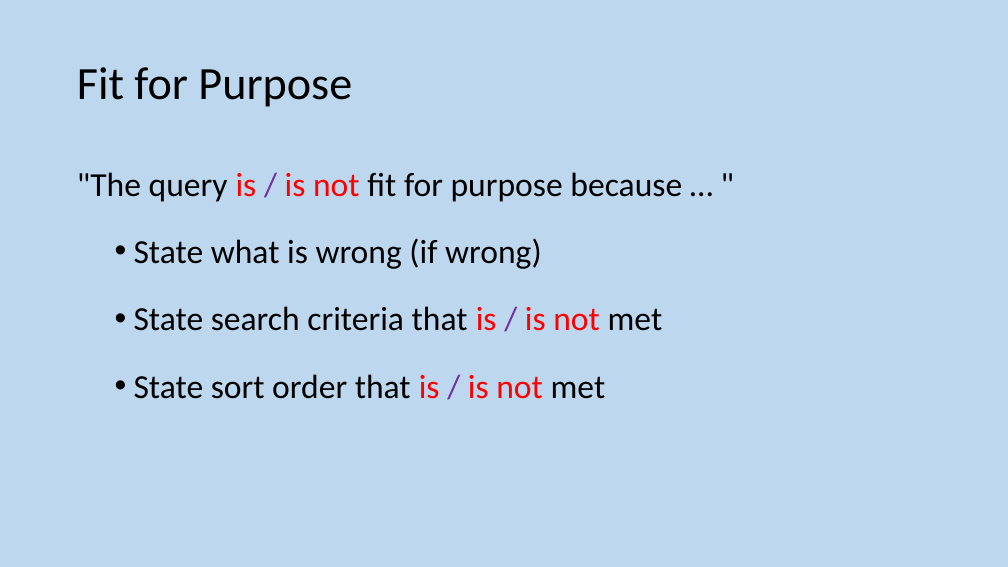
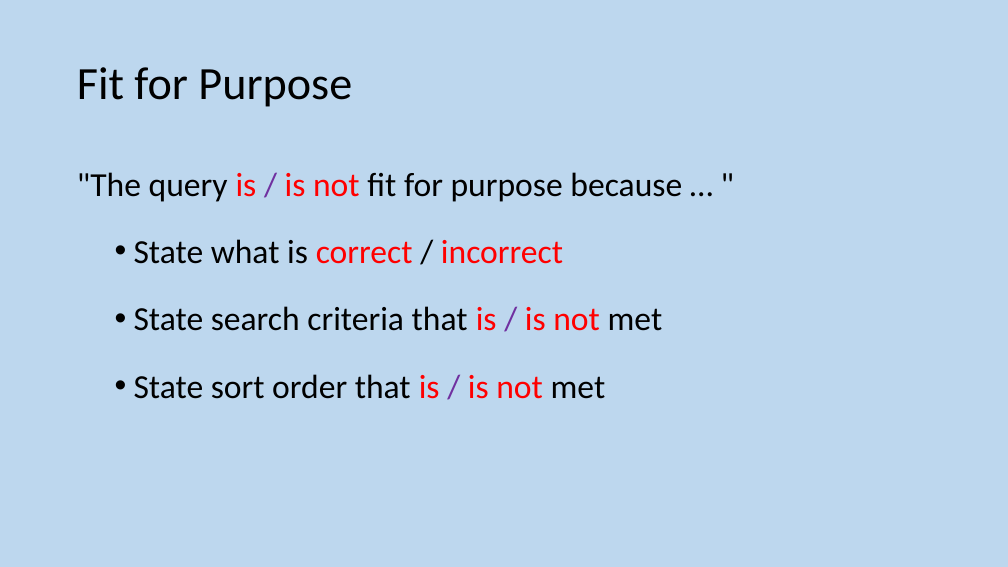
Before and after one commit to MrFriendCS/MrFriendCS.github.io, a slide deck: slide 227 of n5-cs/ddd/N5 CS DDD Slides.pptx. Drawn at 1008x567 pixels with LibreOffice and Linux fonts; fonts in the diff are those of the drawing. Boxes give left, top, right and bottom in pixels: in the first picture for what was removed or moved away, otherwise in the second. Text is boxed around its words. In the diff, an @@ line names an element or a change of style, - is before the commit and + after.

```diff
--- a/n5-cs/ddd/N5 CS DDD Slides.pptx
+++ b/n5-cs/ddd/N5 CS DDD Slides.pptx
@@ text at (134,239,563,264): text changed; text colour #000000 to #FF0000 @@
-  • State what is wrong (if wrong)
+  • State what is correct / incorrect
```
Also in this commit, not shown: 3 other slides changed, 1 slide added, 1 slide removed, 3 other files.
